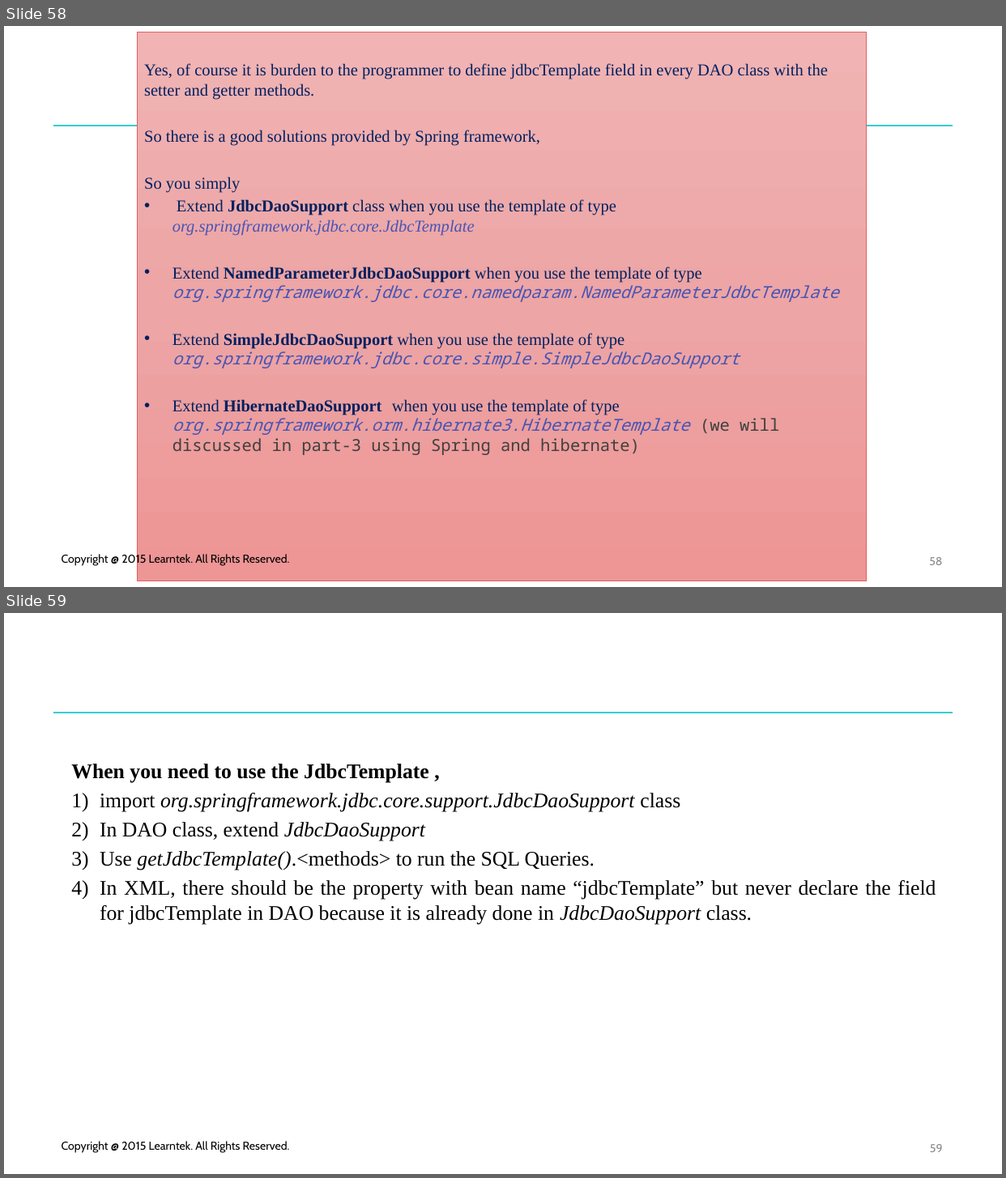
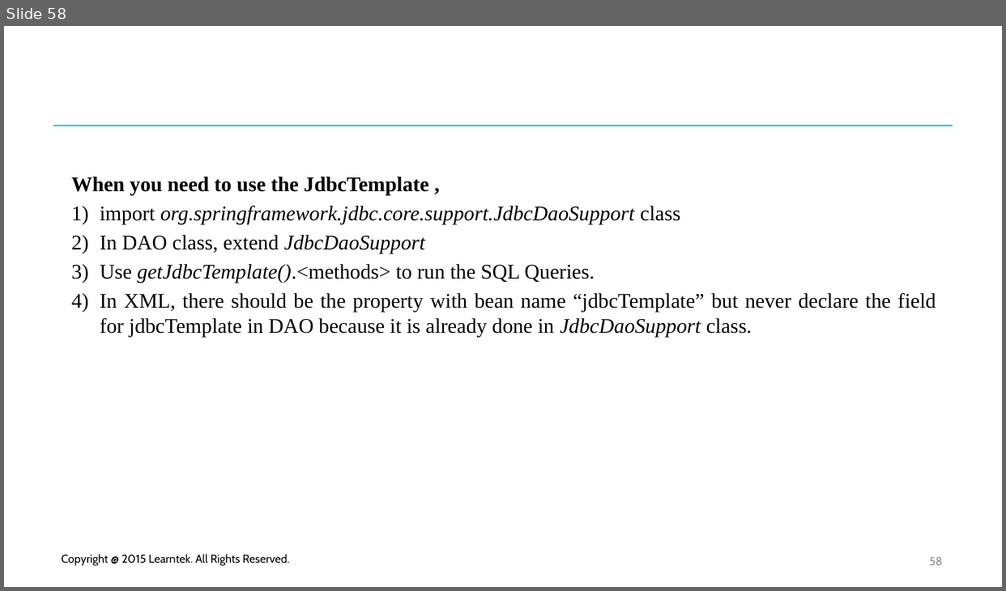
Before and after one commit to santoshkar/Spring, a slide deck: Presentations/Part-4-JdbcTemplate.pptx. Shown one above the other, each under a label of ours: slides 58 and 59 before the commit, slide 58 after it. The pictures are 1006x1178 and 1006x591 pixels, drawn with LibreOffice and Linux fonts; fonts in the diff are those of the drawing; background and template pictures are left out. Boxes give left, top, right and bottom in pixels: in the first picture for what was removed or moved away, otherwise in the second. Text is boxed around its words. In the diff, an @@ line names an element or a change of style, - is before the commit and + after.

Commit message:
Added code for spring dao

```diff
--- a/Presentations/Part-4-JdbcTemplate.pptx
+++ b/Presentations/Part-4-JdbcTemplate.pptx
@@ slide 58 removed at (x1=4, y1=26, x2=1002, y2=587), background #FFFFFF; not listed: 1 template element that a slide beside it also shows @@
@@ rectangle removed at (x1=137, y1=32, x2=867, y2=581) @@
-Yes, of course it is burden to the programmer to define jdbcTemplate field in every DAO class with the setter and getter methods.
-So there is a good solutions provided by Spring framework,
-So you simply
-• Extend JdbcDaoSupport class when you use the template of type org.springframework.jdbc.core.JdbcTemplate
-• Extend NamedParameterJdbcDaoSupport when you use the template of type org.springframework.jdbc.core.namedparam.NamedParameterJdbcTemplate
-• Extend SimpleJdbcDaoSupport when you use the template of type org.springframework.jdbc.core.simple.SimpleJdbcDaoSupport
-• Extend HibernateDaoSupport when you use the template of type org.springframework.orm.hibernate3.HibernateTemplate (we will discussed in part-3 using Spring and hibernate)
@@ text removed at (x1=62, y1=552, x2=290, y2=565) @@
-Copyright @ 2015 Learntek. All Rights Reserved.
@@ page number removed at (x1=929, y1=557, x2=942, y2=565) @@
-58
@@ what was slide 59 is now slide 58 @@
@@ page number at (x1=929, y1=557, x2=942, y2=565): text changed @@
-59
+58
```
Also in this commit, not shown: 1 slide changed, 59 other files.
